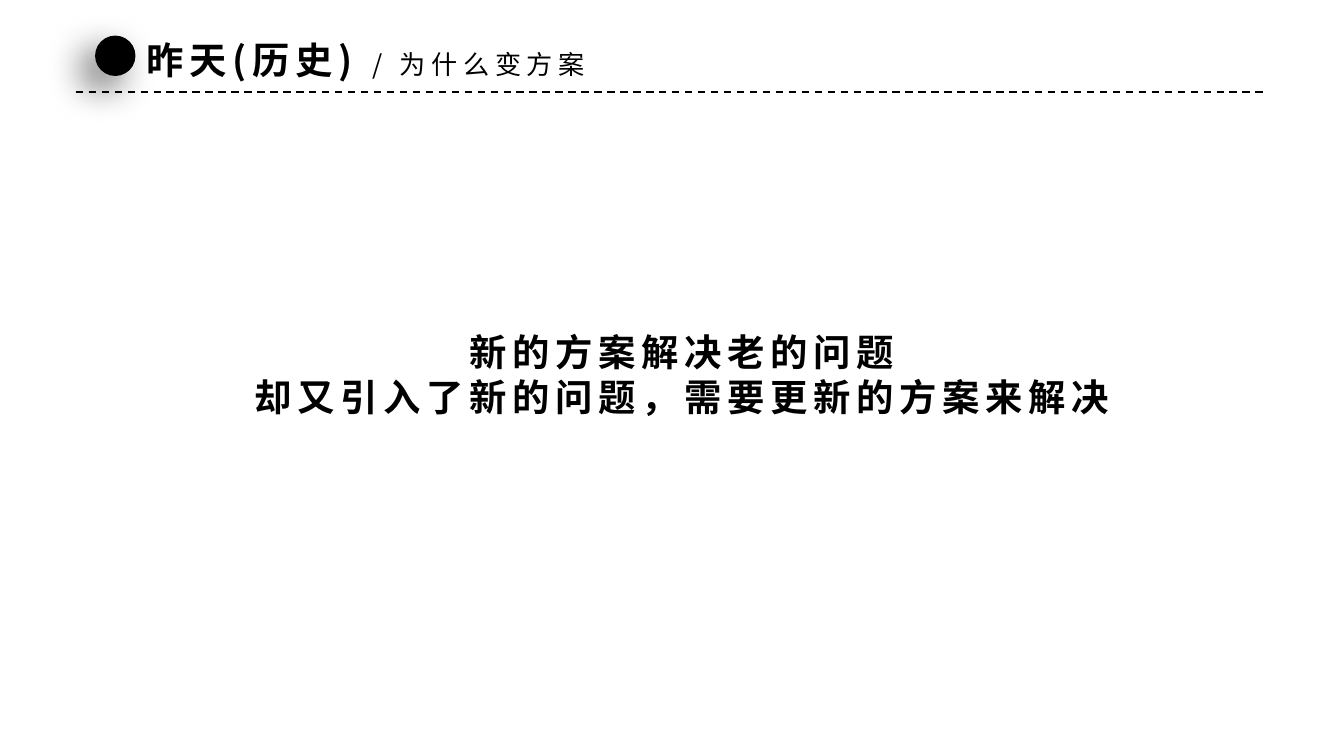
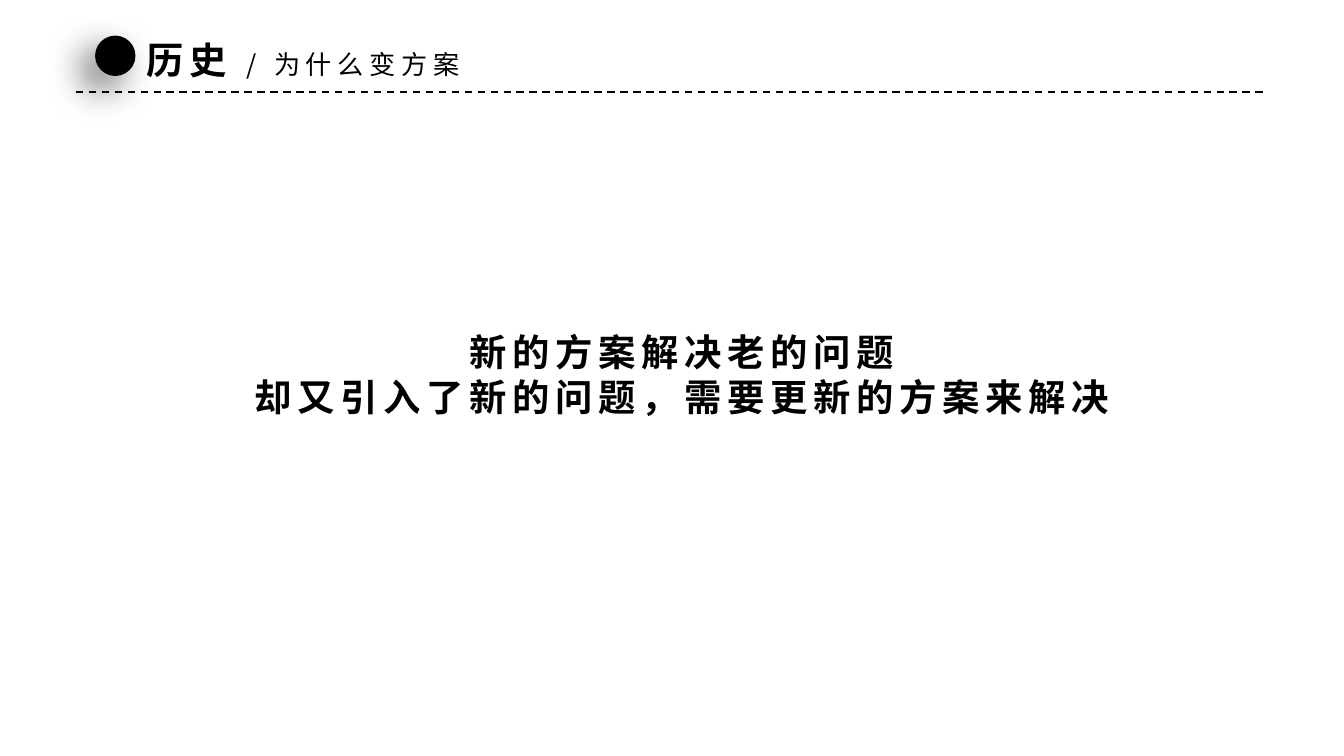
Before and after one commit to xiaoqiang-zhao/my-cellar, a slide deck: slide 6 of web/articles/ssr/SSR.pptx (slide 7 before the commit). Drawn at 1344x756 pixels with LibreOffice and Linux fonts; fonts in the diff are those of the drawing; background and template pictures are left out. Boxes give left, top, right and bottom in pixels: in the first picture for what was removed or moved away, otherwise in the second. Text is boxed around its words. In the diff, an @@ line names an element or a change of style, - is before the commit and + after.

```diff
--- a/web/articles/ssr/SSR.pptx
+++ b/web/articles/ssr/SSR.pptx
@@ text at (x1=147, y1=42, x2=459, y2=78): text changed @@
-昨天(历史) / 为什么变方案
+历史 / 为什么变方案
```
Also in this commit, not shown: 6 other slides changed, 9 slides added, 12 slides removed, 1 other file.
